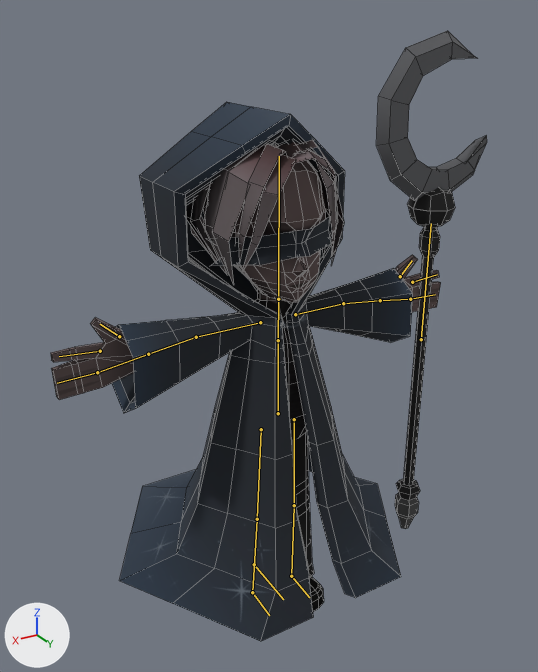
One commit to the Blender file actors/characters/player/mesh/reaper.blend: the scene before it, then after it.
One viewpoint serves both versions: a 50 mm lens placed at (1.31, 2.06, 2.24), pointed at (-0.11, -0.31, 1.06). The axes (+X, +Y, +Z) are drawn at lower left. The lights are the same throughout. The bones that bend it are drawn over the model as lines. Mesh edges are drawn as thin lines.

The first picture shows 'blind_fold', 'body', 'cloak', 'staff'.
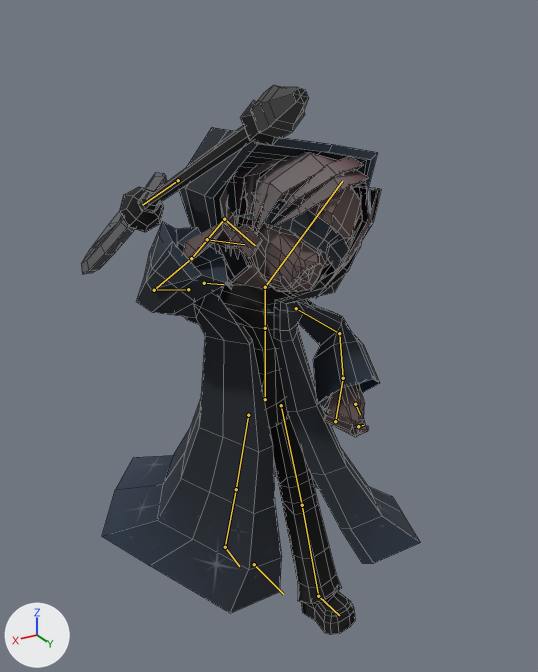
The newer file adds an action. The first version stands in its rest pose; the second is drawn at frame 4 of the action 'LadderEnter'.

Boxes [x1, y1, x2, y2] around the edits, measured in the pictures (538 x 672 px):
'cloak', posed (10% shorter): before [112, 102, 413, 641]; after [102, 127, 420, 614]
'body', posed: before [51, 140, 441, 612]; after [183, 152, 381, 635]
'staff', posed (104% wider, 62% shorter): before [376, 30, 487, 529]; after [81, 85, 309, 274]
'blind_fold', posed (10% narrower, 53% taller): before [207, 210, 331, 266]; after [238, 192, 350, 278]
bone 'root', root to tip: before (254, 564) to (283, 599); after (254, 564) to (283, 594)
bone 'hip', root to tip: before (278, 413) to (278, 340); after (265, 399) to (265, 328)
bone 'upper_arm_l', root to tip: before (295, 314) to (343, 303); after (296, 308) to (339, 333)
bone 'lower_arm_l', root to tip: before (343, 303) to (380, 300); after (339, 333) to (343, 378)
bone 'hand_l', root to tip: before (380, 300) to (410, 299); after (343, 378) to (335, 421)
bone 'fingers_l', root to tip: before (410, 299) to (435, 294); after (335, 421) to (338, 419)
bone 'thumb_l', root to tip: before (400, 276) to (412, 260); after (355, 404) to (360, 414)
bone 'pointer_l', root to tip: before (412, 282) to (437, 274); after (358, 426) to (364, 425)
bone 'head', root to tip: before (278, 299) to (279, 156); after (265, 287) to (342, 181)
bone 'upper_arm_r', root to tip: before (260, 322) to (196, 337); after (188, 289) to (154, 290)
bone 'lower_arm_r', root to tip: before (196, 337) to (148, 354); after (154, 290) to (191, 258)
bone 'hand_r', root to tip: before (148, 354) to (97, 372); after (191, 258) to (224, 219)
bone 'fingers_r', root to tip: before (97, 372) to (57, 383); after (224, 219) to (255, 245)
bone 'thumb_r', root to tip: before (119, 336) to (100, 324); after (204, 283) to (223, 284)
bone 'pointer_r', root to tip: before (100, 351) to (59, 356); after (207, 239) to (244, 244)
bone 'upper_leg_l', root to tip: before (294, 419) to (294, 505); after (281, 405) to (302, 505)
bone 'foot_l', root to tip: before (291, 576) to (309, 597); after (318, 596) to (339, 615)
bone 'upper_leg_r', root to tip: before (261, 429) to (257, 519); after (248, 415) to (236, 489)
bone 'foot_r', root to tip: before (252, 592) to (269, 615); after (225, 547) to (239, 566)
bone 'staff', root to tip: before (421, 339) to (431, 223); after (178, 180) to (142, 205)

Edits to the bpy script that builds the scene:
```text
Change bone_root:
    where bone_root = bpy.data.objects['Reaper'].pose.bones['root']
    bone_root.rotation_quaternion: (1.0, 0.0, 0.0, 0.0) -> (0.999, 0.055, 0.0, 0.0)  # degrees (0, 0, 0) -> degrees (6, 0, 0)
Change bone_hip:
    where bone_hip = bpy.data.objects['Reaper'].pose.bones['hip']  # child of 'root'
    bone_hip.rotation_quaternion: (1.0, 0.0, 0.0, 0.0) -> (0.998, -0.056, 0.0, 0.0)  # degrees (0, 0, 0) -> degrees (-6, 0, 0)
Change bone_upper_arm_l:
    where bone_upper_arm_l = bpy.data.objects['Reaper'].pose.bones['upper_arm_l']  # child of 'torso'
    bone_upper_arm_l.location: (0.0, 0.0, 0.0) -> (-0.03, 0.062, -0.012)
    bone_upper_arm_l.rotation_quaternion: (1.0, 0.0, 0.0, 0.0) -> (0.933, -0.153, 0.205, 0.253)  # degrees (0, 0, 0) -> degrees (-12, 27, 27)
Change bone_lower_arm_l:
    where bone_lower_arm_l = bpy.data.objects['Reaper'].pose.bones['lower_arm_l']  # child of 'upper_arm_l'
    bone_lower_arm_l.rotation_quaternion: (1.0, 0.0, 0.0, 0.0) -> (0.803, -0.52, 0.261, 0.129)  # degrees (0, 0, 0) -> degrees (-67, 34, -4)
Change bone_hand_l:
    where bone_hand_l = bpy.data.objects['Reaper'].pose.bones['hand_l']  # child of 'lower_arm_l'
    bone_hand_l.rotation_quaternion: (1.0, 0.0, 0.0, 0.0) -> (0.984, -0.157, -0.067, 0.051)  # degrees (0, 0, 0) -> degrees (-18, -7, 7)
Change bone_fingers_l:
    where bone_fingers_l = bpy.data.objects['Reaper'].pose.bones['fingers_l']  # child of 'hand_l'
    bone_fingers_l.rotation_quaternion: (1.0, 0.0, 0.0, 0.0) -> (0.686, -0.589, -0.403, -0.142)  # degrees (0, 0, 0) -> degrees (-91, -46, 24)
Change bone_thumb_l:
    where bone_thumb_l = bpy.data.objects['Reaper'].pose.bones['thumb_l']  # child of 'lower_arm_l'
    bone_thumb_l.location: (0.0, 0.0, 0.0) -> (-0.028, 0.024, -0.041)
    bone_thumb_l.rotation_quaternion: (1.0, 0.0, 0.0, 0.0) -> (0.939, -0.228, 0.249, -0.059)  # degrees (0, 0, 0) -> degrees (-31, 26, -14)
Change bone_pointer_l:
    where bone_pointer_l = bpy.data.objects['Reaper'].pose.bones['pointer_l']  # child of 'lower_arm_l'
    bone_pointer_l.location: (0.0, 0.0, 0.0) -> (-0.033, 0.035, 0.015)
    bone_pointer_l.rotation_quaternion: (1.0, 0.0, 0.0, 0.0) -> (0.685, -0.565, -0.385, -0.252)  # degrees (0, 0, 0) -> degrees (-84, -54, 9)
Change bone_head:
    where bone_head = bpy.data.objects['Reaper'].pose.bones['head']  # child of 'torso'
    bone_head.rotation_quaternion: (1.0, 0.0, 0.0, 0.0) -> (0.902, 0.037, 0.034, 0.396)  # degrees (0, 0, 0) -> degrees (6, 2, 47)
Change bone_upper_arm_r:
    where bone_upper_arm_r = bpy.data.objects['Reaper'].pose.bones['upper_arm_r']  # child of 'torso'
    bone_upper_arm_r.location: (0.0, 0.0, 0.0) -> (-0.055, 0.163, 0.171)
    bone_upper_arm_r.rotation_quaternion: (1.0, 0.0, 0.0, 0.0) -> (0.918, -0.351, 0.021, 0.184)  # degrees (0, 0, 0) -> degrees (-40, 10, 19)
Change bone_lower_arm_r:
    where bone_lower_arm_r = bpy.data.objects['Reaper'].pose.bones['lower_arm_r']  # child of 'upper_arm_r'
    bone_lower_arm_r.rotation_quaternion: (1.0, 0.0, 0.0, 0.0) -> (0.717, -0.422, -0.056, 0.552)  # degrees (0, 0, 0) -> degrees (-46, 23, 65)
Change bone_hand_r:
    where bone_hand_r = bpy.data.objects['Reaper'].pose.bones['hand_r']  # child of 'lower_arm_r'
    bone_hand_r.rotation_quaternion: (1.0, 0.0, 0.0, 0.0) -> (0.995, 0.013, -0.025, 0.09)  # degrees (0, 0, 0) -> degrees (1, -3, 10)
Change bone_fingers_r:
    where bone_fingers_r = bpy.data.objects['Reaper'].pose.bones['fingers_r']  # child of 'hand_r'
    bone_fingers_r.rotation_quaternion: (1.0, 0.0, 0.0, 0.0) -> (0.71, -0.641, 0.118, -0.266)  # degrees (0, 0, 0) -> degrees (-81, -10, -33)
Change bone_thumb_r:
    where bone_thumb_r = bpy.data.objects['Reaper'].pose.bones['thumb_r']  # child of 'lower_arm_r'
    bone_thumb_r.location: (0.0, 0.0, 0.0) -> (-0.022, -0.158, -0.091)
    bone_thumb_r.rotation_quaternion: (1.0, 0.0, 0.0, 0.0) -> (0.852, -0.466, 0.21, -0.112)  # degrees (0, 0, 0) -> degrees (-60, 15, -24)
Change bone_pointer_r:
    where bone_pointer_r = bpy.data.objects['Reaper'].pose.bones['pointer_r']  # child of 'lower_arm_r'
    bone_pointer_r.location: (0.0, 0.0, 0.0) -> (-0.058, -0.098, -0.028)
    bone_pointer_r.rotation_quaternion: (1.0, 0.0, 0.0, 0.0) -> (0.788, -0.364, 0.412, -0.277)  # degrees (0, 0, 0) -> degrees (-64, 27, -55)
Change bone_upper_leg_l:
    where bone_upper_leg_l = bpy.data.objects['Reaper'].pose.bones['upper_leg_l']  # child of 'hip'
    bone_upper_leg_l.rotation_quaternion: (1.0, 0.0, 0.0, 0.0) -> (0.98, -0.198, -0.013, 0.008)  # degrees (0, 0, 0) -> degrees (-23, -1, 1)
Change bone_foot_l:
    where bone_foot_l = bpy.data.objects['Reaper'].pose.bones['foot_l']  # child of 'lower_leg_l'
    bone_foot_l.rotation_quaternion: (1.0, 0.0, 0.0, 0.0) -> (0.992, 0.126, 0.002, 0.001)  # degrees (0, 0, 0) -> degrees (15, 0, 0)
Change bone_upper_leg_r:
    where bone_upper_leg_r = bpy.data.objects['Reaper'].pose.bones['upper_leg_r']  # child of 'hip'
    bone_upper_leg_r.rotation_quaternion: (1.0, 0.0, 0.0, 0.0) -> (0.994, 0.109, 0.004, -0.007)  # degrees (0, 0, 0) -> degrees (12, 1, -1)
Change bone_foot_r:
    where bone_foot_r = bpy.data.objects['Reaper'].pose.bones['foot_r']  # child of 'lower_leg_r'
    bone_foot_r.rotation_quaternion: (1.0, 0.0, 0.0, 0.0) -> (0.992, -0.13, 0.002, 0.001)  # degrees (0, 0, 0) -> degrees (-15, 0, 0)
Change bone_staff:
    where bone_staff = bpy.data.objects['Reaper'].pose.bones['staff']  # child of 'root'
    bone_staff.location: (0.0, 0.0, 0.0) -> (0.986, 0.731, -0.067)
    bone_staff.rotation_quaternion: (1.0, 0.0, 0.0, 0.0) -> (-0.512, -0.69, 0.233, 0.269)  # degrees (0, 0, 0) -> degrees (103, 9, -44)
```
